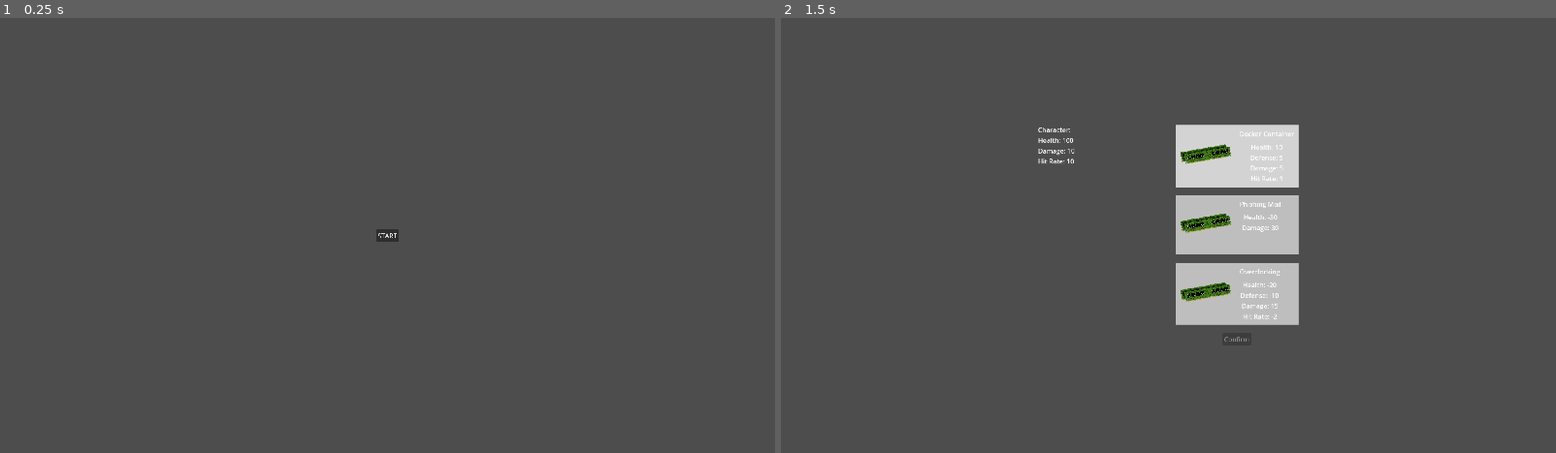
Above: before the commit, frames 1-2 (left to right).
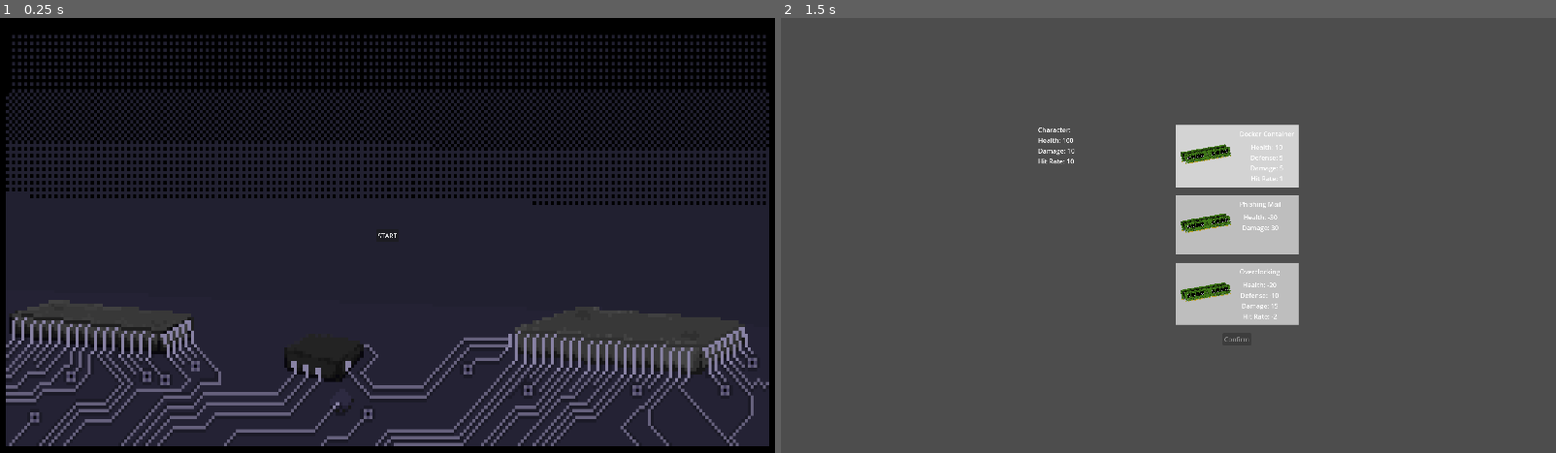
Above: after the commit, the same moments.

Repository: TheJustikar/piratesoftware-gamejam-16
Game: Godot game, scene res://Scenes/MainMenu/MainMenuScene.tscn
Same seed, same stepped clock (60 frames per second), same inputs: the game is played once before the commit and once after it.
Inputs (mouse positions are in pixels of both pictures, inside the frame that each line leads up to):
- Up to frame 1 (0.25 s): no input
- Up to frame 2 (1.5 s): click "START" at 0.5 s; tap Enter at 1.25 s; move the mouse to (1238, 157) at 1.27 s; click (1238, 157) at 1.42 s

The runs differ from the first frame. In frame 1, 96% of the frame differs, in the area x 0-100%, y 0-100%; in frame 2, nothing differs.

Commit message:
add to main menu

Diff:
--- a/Scenes/MainMenu/MainMenuScene.tscn
+++ b/Scenes/MainMenu/MainMenuScene.tscn
@@ -1,7 +1,8 @@
-[gd_scene load_steps=3 format=3 uid="uid://l8hxhx101cf8"]
+[gd_scene load_steps=4 format=3 uid="uid://l8hxhx101cf8"]
 
 [ext_resource type="Theme" uid="uid://dea4r1m0v77ur" path="res://GlobalAssets/theme.tres" id="1_7kvbo"]
 [ext_resource type="Script" path="res://Scenes/MainMenu/main_menu_scene.gd" id="2_gnyfj"]
+[ext_resource type="Texture2D" uid="uid://cyby80we4y51g" path="res://GlobalAssets/battleground.png" id="3_kt862"]
 
 [node name="MainMenu" type="Control"]
 layout_mode = 3
@@ -12,6 +13,15 @@
 grow_vertical = 2
 theme = ExtResource("1_7kvbo")
 script = ExtResource("2_gnyfj")
+
+[node name="TextureRect" type="TextureRect" parent="."]
+layout_mode = 1
+anchors_preset = 15
+anchor_right = 1.0
+anchor_bottom = 1.0
+grow_horizontal = 2
+grow_vertical = 2
+texture = ExtResource("3_kt862")
 
 [node name="StartButton" type="Button" parent="."]
 layout_mode = 1
